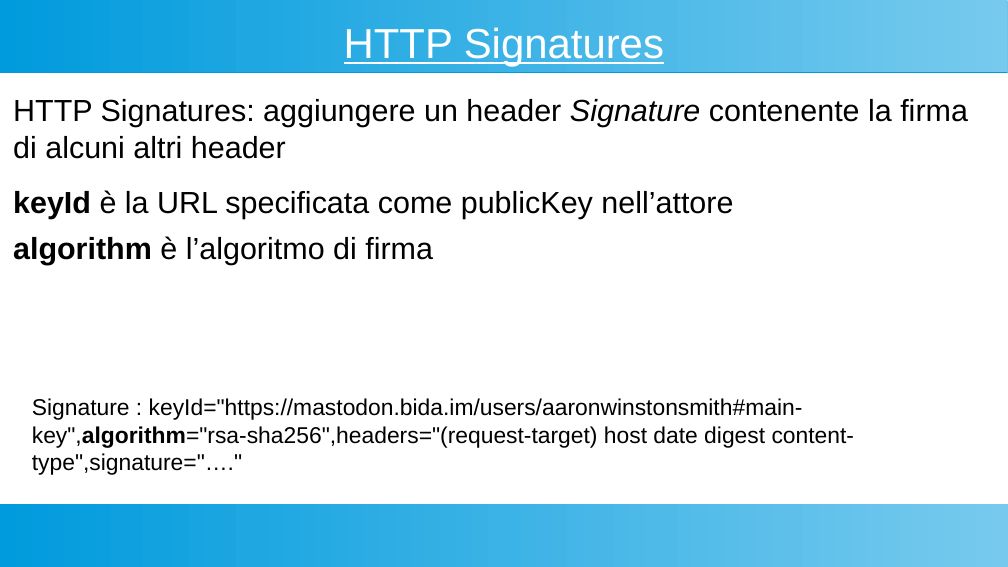
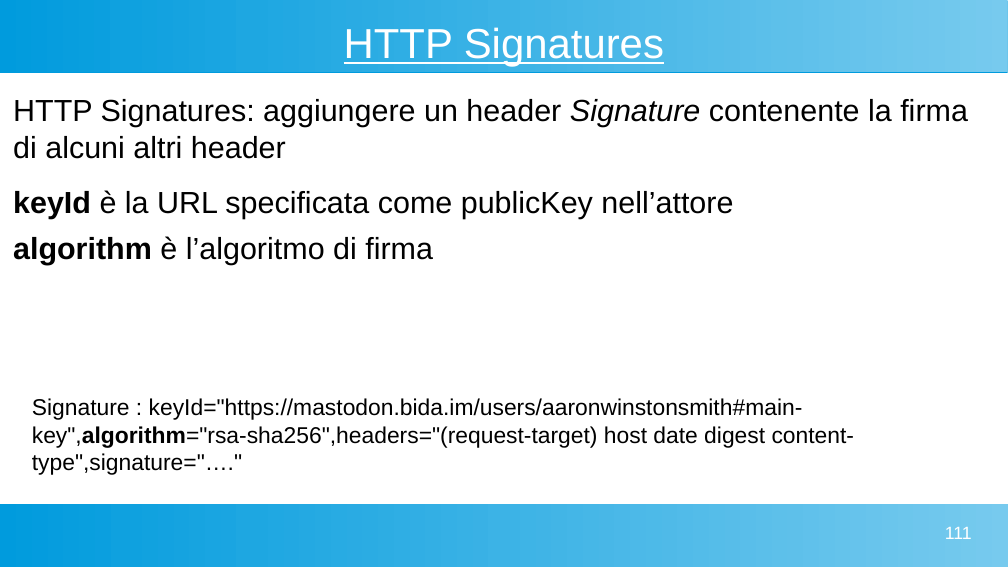
Before and after one commit to cristianolongoodhl/courses, a slide deck: slide 111 of ActivityPubMiniWorkshop/miniActivityPub.odp (slide 101 before the commit). Drawn at 1008x567 pixels with LibreOffice and Linux fonts; fonts in the diff are those of the drawing. Boxes give left, top, right and bottom in pixels: in the first picture for what was removed or moved away, otherwise in the second. Text is boxed around its words. In the diff, an @@ line names an element or a change of style, - is before the commit and + after.

```diff
--- a/ActivityPubMiniWorkshop/miniActivityPub.odp
+++ b/ActivityPubMiniWorkshop/miniActivityPub.odp
@@ page number added at (x1=945, y1=527, x2=972, y2=539), 14 pt, text #FFFFFF @@
+111
```
Also in this commit, not shown: 105 other slides changed, 10 slides added.
